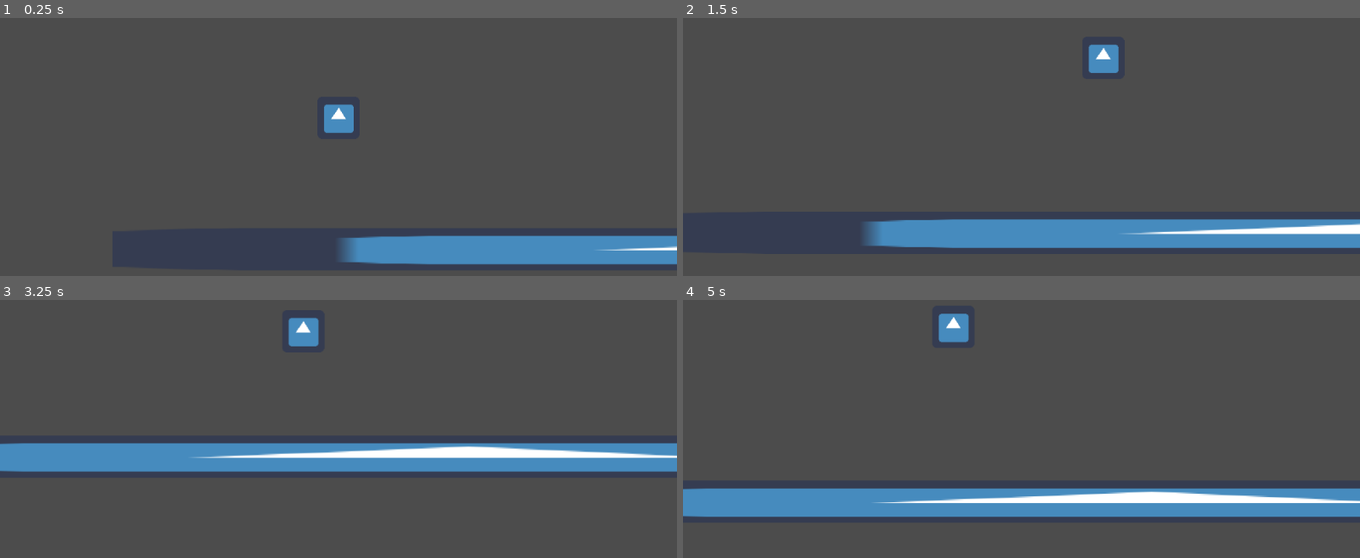
Above: before the commit, frames 1-4 (two rows, left to right).
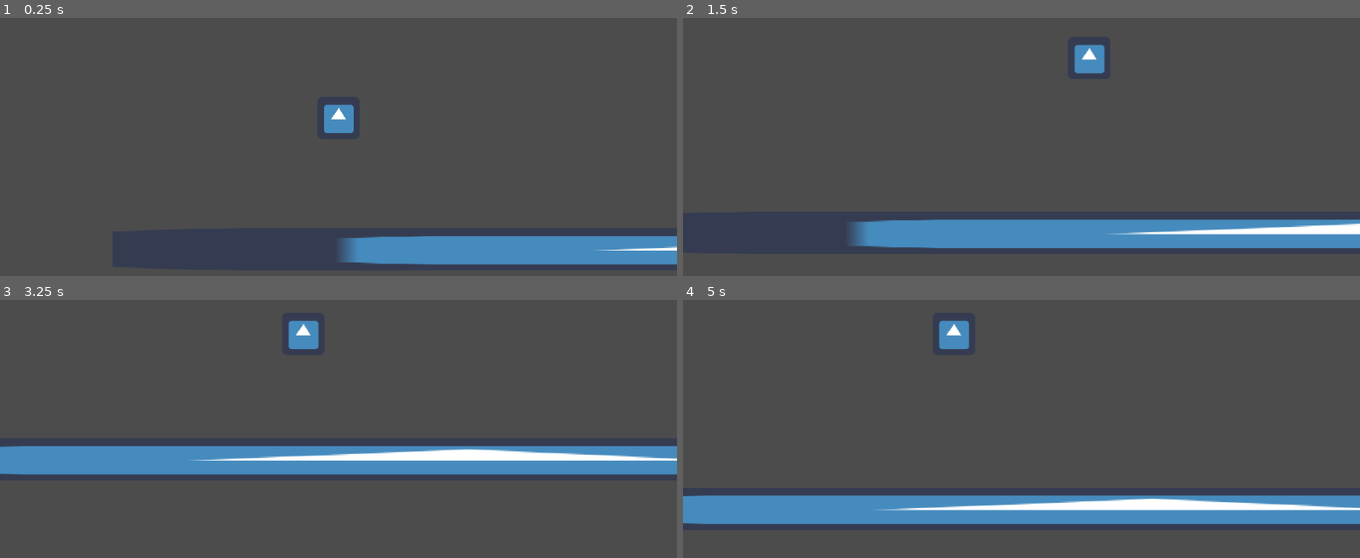
Above: after the commit, the same moments.

Repository: fredgreen182/SkatePlat
Game: Godot game, scene res://TestLevel.tscn
Same seed, same stepped clock (60 frames per second), same inputs: the game is played once before the commit and once after it. The engine's default icon, where the game draws it, is replaced by a stand-in: a white triangle on a blue panel in a dark square.
Inputs:
- Up to frame 1 (0.25 s): no input
- Up to frame 2 (1.5 s): hold Right (ui_right) from 0.53 s (still down); tap Space (jump) at 0.77 s
- Up to frame 3 (3.25 s): tap Space (jump) at 1.52, 3.02 s; release Right (ui_right) at 2.03 s; hold Left (ui_left) 2.03-2.78 s; hold Right (ui_right) from 2.78 s (still down)
- Up to frame 4 (5 s): tap Space (jump) at 3.77, 4.52 s; release Right (ui_right) at 4.28 s; hold Left (ui_left) from 4.28 s (still down)

The runs differ from the first frame. In frame 1, 0.2% of the frame differs, in the area x 48-100%, y 34-95%; in frame 2, 1.3%; in frame 3, 5.0%; in frame 4, 9.1%, in the area x 0-100%, y 5-87%.

Commit message:
Camera

Diff:
--- /dev/null
+++ b/Camera2D.gd
@@ -0,0 +1,15 @@
+extends Camera2D
+
+# class member variables go here, for example:
+# var a = 2
+# var b = "textvar"
+
+var player_motion
+var variable_zoom = 1
+
+func _process(delta):
+	player_motion = abs(get_node("..").motion.x)
+	if(player_motion>1000):
+		variable_zoom = player_motion/1000
+	set_zoom(Vector2(variable_zoom,variable_zoom))
+	print(get_zoom())
--- a/TestLevel.tscn
+++ b/TestLevel.tscn
@@ -1,7 +1,8 @@
-[gd_scene load_steps=6 format=2]
+[gd_scene load_steps=7 format=2]
 
 [ext_resource path="res://Player.gd" type="Script" id=1]
 [ext_resource path="res://icon.png" type="Texture" id=2]
+[ext_resource path="res://Camera2D.gd" type="Script" id=3]
 
 [sub_resource type="RectangleShape2D" id=1]
 
@@ -83,8 +84,8 @@
 limit_smoothed = false
 drag_margin_h_enabled = true
 drag_margin_v_enabled = true
-smoothing_enabled = true
-smoothing_speed = 15.0
+smoothing_enabled = false
+smoothing_speed = 10.0
 offset_v = 0.0
 offset_h = 0.0
 drag_margin_left = 0.2
@@ -94,6 +95,7 @@
 editor_draw_screen = true
 editor_draw_limits = false
 editor_draw_drag_margin = true
+script = ExtResource( 3 )
 _sections_unfolded = [ "Editor" ]
 __meta__ = {
 "_edit_lock_": true
